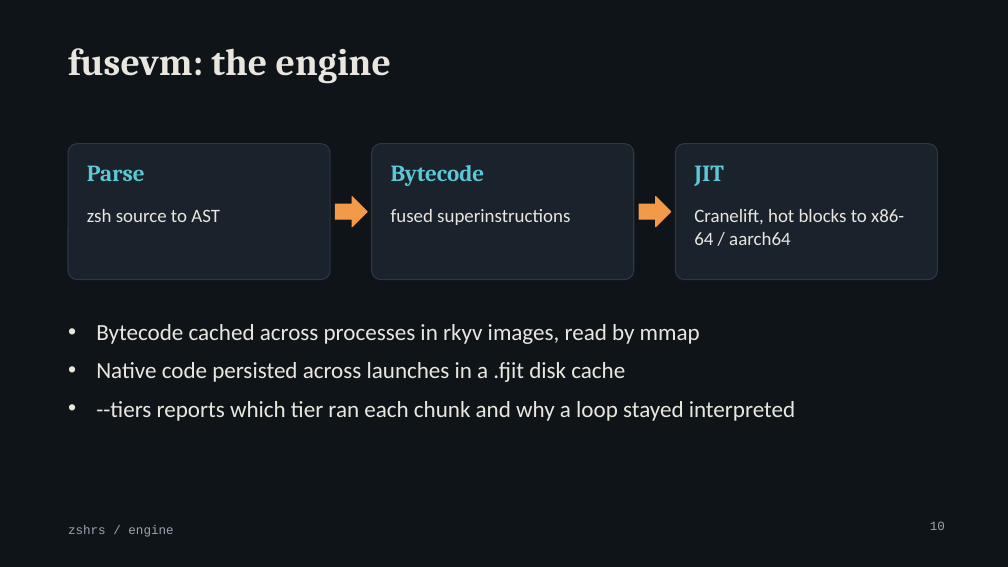
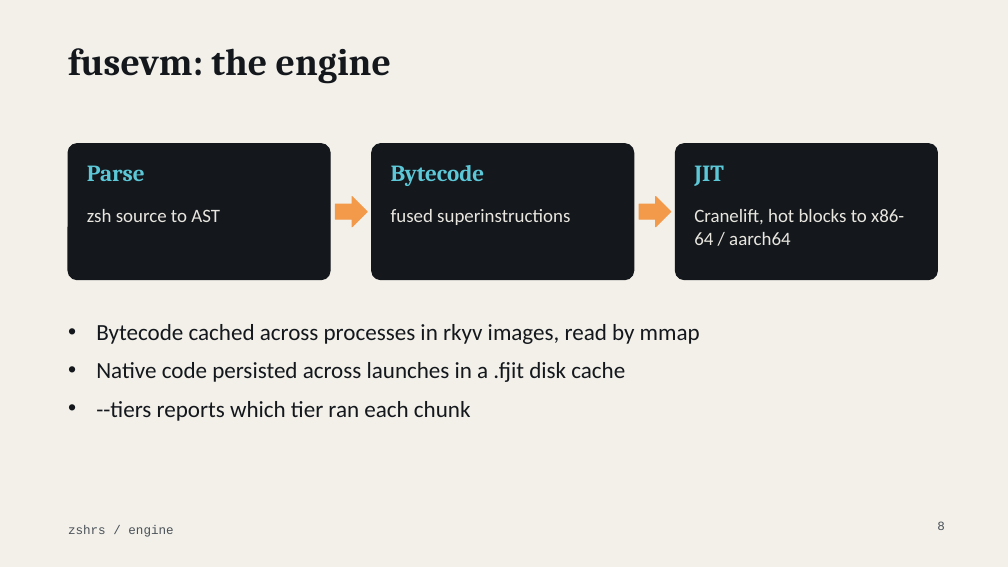
Before and after one commit to MenkeTechnologies/zshrs, a slide deck: slide 8 of docs/talk.pptx (slide 10 before the commit). Drawn at 1008x567 pixels with LibreOffice and Linux fonts; fonts in the diff are those of the drawing. Boxes give left, top, right and bottom in pixels: in the first picture for what was removed or moved away, otherwise in the second. Text is boxed around its words. In the diff, an @@ line names an element or a change of style, - is before the commit and + after.

```diff
--- a/docs/talk.pptx
+++ b/docs/talk.pptx
@@ background #0F1419 to #F2F0E9 @@
@@ title "fusevm: the engine" at (68,48,391,84): text colour #E8E6DF to #14181D @@
@@ fill #1A222B to #14181D; outline #2C3844 1 pt to #14181D 1 pt in 3 elements at (68,144,330,280), (372,144,634,280), (675,144,938,280) @@
@@ text at (96,324,700,382): text colour #E8E6DF to #14181D in "Bytecode cached across processes in rkyv images, ...", "Native code persisted across launches in a ..." @@
@@ text at (96,401,471,421): text changed; text colour #E8E6DF to #14181D @@
-• --tiers reports which tier ran each chunk and why a loop stayed interpreted
+• --tiers reports which tier ran each chunk
@@ text "zshrs / engine" at (68,525,173,537): text colour #9AA4AE to #4A5158 @@
@@ page number at (937,521,945,530): text changed; text colour #9AA4AE to #4A5158 @@
-10
+8
```
Also in this commit, not shown: 18 other slides changed, 39 slides added, 13 slides removed.
